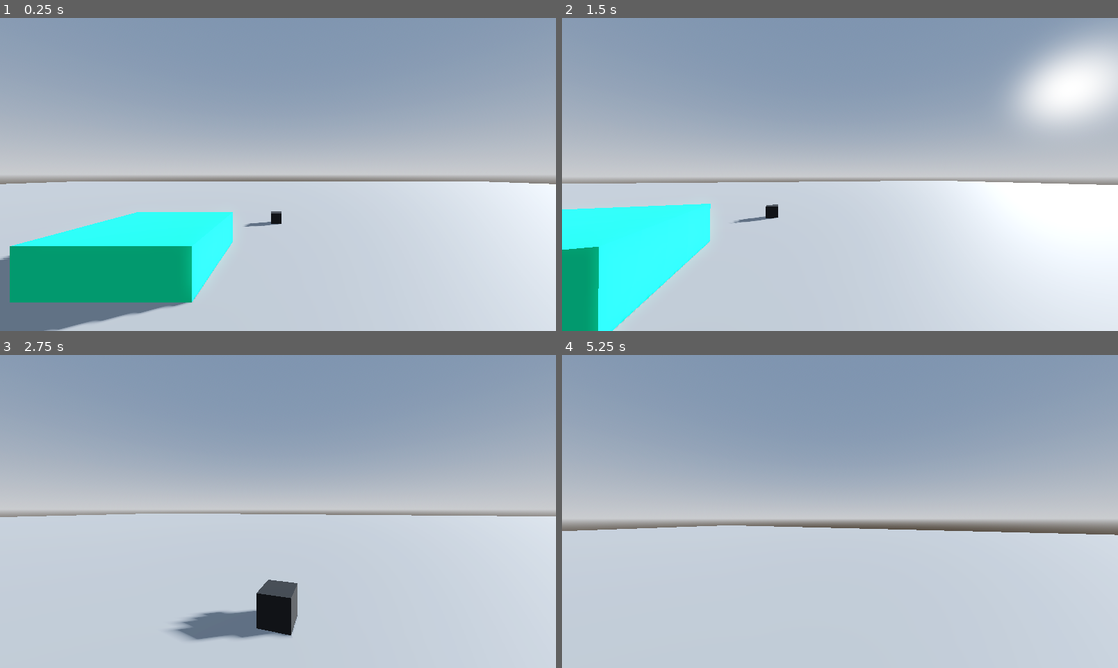
Above: before the commit, frames 1-4 (two rows, left to right).
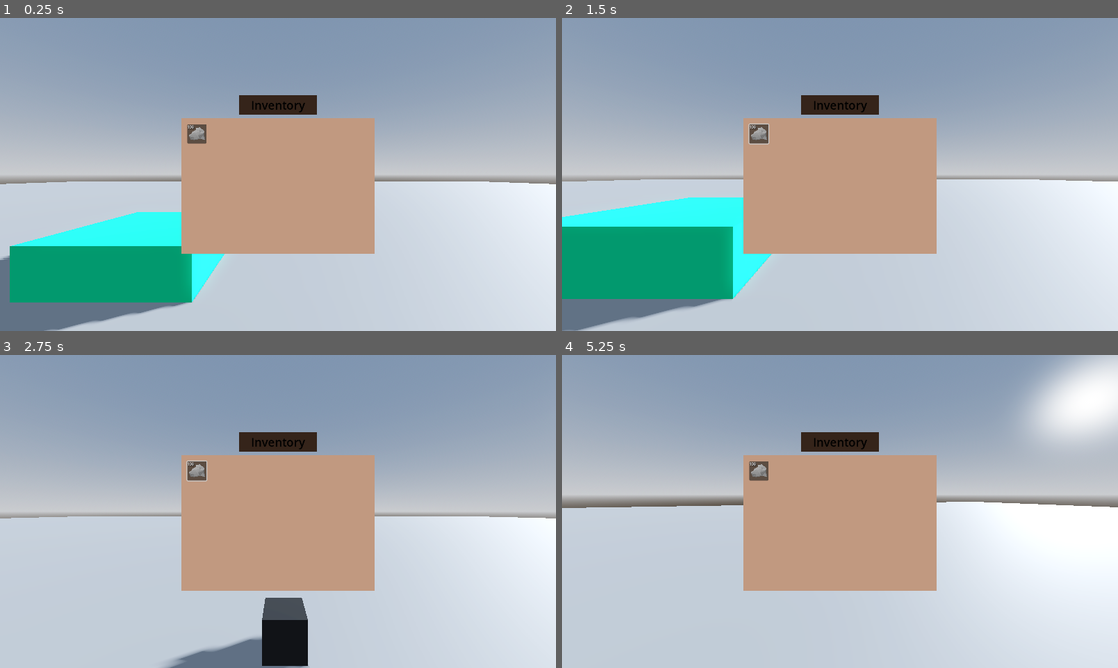
Above: after the commit, the same moments.

Repository: THEJR99/the-basics
Game: Godot game, scene res://main.tscn
Same seed, same stepped clock (60 frames per second), same inputs: the game is played once before the commit and once after it.
Inputs (mouse positions are in pixels of both pictures, inside the frame that each line leads up to):
- Up to frame 1 (0.25 s): no input
- Up to frame 2 (1.5 s): click (756, 133) at 0.5 s, where only the run after the commit has a clickable "100"; tap Enter at 1.25 s; move the mouse to (867, 174) at 1.27 s; hold W (up) from 1.28 s (still down); tap E (interact) at 1.35 s
- Up to frame 3 (2.75 s): keep holding W (up); tap Space (jump) at 1.52, 2.27 s; move the mouse to (250, 511) at 2.02 s; tap Shift (sprint) at 2.1 s
- Up to frame 4 (5.25 s): keep holding W (up); move the mouse to (851, 505) at 2.77 s; tap E (interact) at 2.85, 4.35 s; tap Space (jump) at 3.5, 3.77, 4.52 s; move the mouse to (834, 517) at 3.52 s; tap Shift (sprint) at 3.6, 5.1 s; move the mouse to (878, 514) at 4.27 s; tap Tab (inventory, bound only after the commit) at 4.9 s; move the mouse to (795, 508) at 5.02 s

The runs differ from the first frame. In frame 1, 16% of the frame differs, in the area x 32-68%, y 24-76%; in frame 2, 34%, in the area x 0-100%, y 4-100%; in frame 3, 22%; in frame 4, 34%.

Commit message:
UI logic WIP

Diff:
--- a/data/items/rock_data.tres
+++ b/data/items/rock_data.tres
@@ -1,7 +1,7 @@
 [gd_resource type="Resource" load_steps=3 format=3 uid="uid://cyykxeftnq18y"]
 
-[ext_resource type="Texture2D" uid="uid://blxvf3xqqna7m" path="res://assets/grey_rock_icon.png" id="1_nv0oh"]
-[ext_resource type="Script" uid="uid://dlqlifqtn7ap3" path="res://scripts/resources/RockData.gd" id="1_p2vqn"]
+[ext_resource type="Texture2D" uid="uid://blxvf3xqqna7m" path="res://assets/images/grey_rock_icon.png" id="1_nv0oh"]
+[ext_resource type="Script" path="res://scripts/resources/RockData.gd" id="1_p2vqn"]
 
 [resource]
 script = ExtResource("1_p2vqn")
--- a/inventory_ui_handler.gd
+++ b/inventory_ui_handler.gd
@@ -1,6 +1,9 @@
 extends Control
 
+@export var item_slot_scene: PackedScene
 @onready var inventory = $"../Inventory"
+
+var current_inventory_ui_items = 0
 
 func _ready():
 	inventory.inventory_contents_changed.connect(inventory_items_update)
@@ -9,16 +12,20 @@
 	await get_tree().create_timer(3.0).timeout
 	visible = false
 
+func create_ui_slot():
+	return item_slot_scene.instantiate()
+
 func inventory_items_update():
 	print("The inventory changed!")
+	var new_contents = inventory.get_inventory_contents()
+
+	for index in new_contents:
+		print()
+
 	return
 
 func update_items():
 	return
 
-func toggle_ui(turn_on: bool):
-	if visible == turn_on:
-		print("already set to that state!")
-		return
-
+func toggle_ui():
 	visible = not visible
--- a/main.tscn
+++ b/main.tscn
@@ -6,8 +6,9 @@
 [ext_resource type="Script" uid="uid://cvushtw324hxh" path="res://scripts/PickableItem.gd" id="3_h2yge"]
 [ext_resource type="Script" uid="uid://uwbsox63qpns" path="res://scripts/core/Inventory.gd" id="3_lquwl"]
 [ext_resource type="Script" uid="uid://cb4f55au4fw1s" path="res://Stats.gd" id="5_272bh"]
+[ext_resource type="PackedScene" uid="uid://suy7jhoha025" path="res://scenes/InventoryItemSlot.tscn" id="7_4c57u"]
 [ext_resource type="Script" uid="uid://j84nk2xo2l82" path="res://scripts/resources/GenericItem.gd" id="7_272bh"]
-[ext_resource type="Texture2D" uid="uid://blxvf3xqqna7m" path="res://assets/grey_rock_icon.png" id="8_5vw27"]
+[ext_resource type="Texture2D" uid="uid://blxvf3xqqna7m" path="res://assets/images/grey_rock_icon.png" id="8_5vw27"]
 [ext_resource type="Script" uid="uid://cwhtbepcxjq3r" path="res://inventory_ui_handler.gd" id="8_kek77"]
 
 [sub_resource type="ProceduralSkyMaterial" id="ProceduralSkyMaterial_ig7tw"]
@@ -86,7 +87,6 @@
 script = ExtResource("5_272bh")
 
 [node name="InventoryUI" type="Control" parent="PlayerObject"]
-visible = false
 layout_mode = 3
 anchors_preset = 15
 anchor_right = 1.0
@@ -94,6 +94,7 @@
 grow_horizontal = 2
 grow_vertical = 2
 script = ExtResource("8_kek77")
+item_slot_scene = ExtResource("7_4c57u")
 
 [node name="VBoxContainer" type="VBoxContainer" parent="PlayerObject/InventoryUI"]
 layout_mode = 0
@@ -102,17 +103,17 @@
 theme_override_constants/separation = 10
 alignment = 1
 
-[node name="MarginContainer" type="MarginContainer" parent="PlayerObject/InventoryUI/VBoxContainer"]
+[node name="InventoryLabel" type="MarginContainer" parent="PlayerObject/InventoryUI/VBoxContainer"]
 layout_mode = 2
 size_flags_horizontal = 4
 size_flags_vertical = 4
 
-[node name="ColorRect" type="ColorRect" parent="PlayerObject/InventoryUI/VBoxContainer/MarginContainer"]
+[node name="ColorRect" type="ColorRect" parent="PlayerObject/InventoryUI/VBoxContainer/InventoryLabel"]
 custom_minimum_size = Vector2(200, 50)
 layout_mode = 2
 color = Color(0.20748147, 0.14230138, 0.10080435, 1)
 
-[node name="Label" type="Label" parent="PlayerObject/InventoryUI/VBoxContainer/MarginContainer/ColorRect"]
+[node name="Label" type="Label" parent="PlayerObject/InventoryUI/VBoxContainer/InventoryLabel/ColorRect"]
 layout_mode = 1
 anchors_preset = 15
 anchor_right = 1.0
@@ -127,17 +128,17 @@
 horizontal_alignment = 1
 vertical_alignment = 1
 
-[node name="BackgroundContainer" type="MarginContainer" parent="PlayerObject/InventoryUI/VBoxContainer"]
+[node name="InventorySlotContainer" type="MarginContainer" parent="PlayerObject/InventoryUI/VBoxContainer"]
 layout_mode = 2
 size_flags_horizontal = 4
 size_flags_vertical = 4
 
-[node name="BackgroundColor" type="ColorRect" parent="PlayerObject/InventoryUI/VBoxContainer/BackgroundContainer"]
+[node name="BackgroundColor" type="ColorRect" parent="PlayerObject/InventoryUI/VBoxContainer/InventorySlotContainer"]
 custom_minimum_size = Vector2(500, 350)
 layout_mode = 2
 color = Color(0.7569465, 0.6012072, 0.50033396, 1)
 
-[node name="InventoryPadding" type="MarginContainer" parent="PlayerObject/InventoryUI/VBoxContainer/BackgroundContainer"]
+[node name="InventoryPadding" type="MarginContainer" parent="PlayerObject/InventoryUI/VBoxContainer/InventorySlotContainer"]
 custom_minimum_size = Vector2(500, 350)
 layout_mode = 2
 size_flags_horizontal = 4
@@ -147,13 +148,13 @@
 theme_override_constants/margin_right = 15
 theme_override_constants/margin_bottom = 15
 
-[node name="InventoryGrid" type="GridContainer" parent="PlayerObject/InventoryUI/VBoxContainer/BackgroundContainer/InventoryPadding"]
+[node name="InventoryGrid" type="GridContainer" parent="PlayerObject/InventoryUI/VBoxContainer/InventorySlotContainer/InventoryPadding"]
 layout_direction = 2
 layout_mode = 2
 theme_override_constants/h_separation = 10
 columns = 8
 
-[node name="Button" type="Button" parent="PlayerObject/InventoryUI/VBoxContainer/BackgroundContainer/InventoryPadding/InventoryGrid"]
+[node name="Button" type="Button" parent="PlayerObject/InventoryUI/VBoxContainer/InventorySlotContainer/InventoryPadding/InventoryGrid"]
 custom_minimum_size = Vector2(50, 50)
 layout_mode = 2
 size_flags_horizontal = 0
@@ -162,7 +163,7 @@
 icon_alignment = 1
 expand_icon = true
 
-[node name="Label" type="Label" parent="PlayerObject/InventoryUI/VBoxContainer/BackgroundContainer/InventoryPadding/InventoryGrid/Button"]
+[node name="Label" type="Label" parent="PlayerObject/InventoryUI/VBoxContainer/InventorySlotContainer/InventoryPadding/InventoryGrid/Button"]
 layout_direction = 2
 layout_mode = 1
 offset_right = 42.0
--- a/project.godot
+++ b/project.godot
@@ -57,6 +57,11 @@
 "events": [Object(InputEventKey,"resource_local_to_scene":false,"resource_name":"","device":-1,"window_id":0,"alt_press …(192 unchanged characters)…
 ]
 }
+inventory={
+"deadzone": 0.2,
+"events": [Object(InputEventKey,"resource_local_to_scene":false,"resource_name":"","device":-1,"window_id":0,"alt_pressed":false,"shift_pressed":false,"ctrl_pressed":false,"meta_pressed":false,"pressed":false,"keycode":0,"physical_keycode":4194306,"key_label":0,"unicode":0,"location":0,"echo":false,"script":null)
+]
+}
 
 [physics]
 
--- /dev/null
+++ b/scenes/InventoryItemSlot.tscn
@@ -0,0 +1,26 @@
+[gd_scene format=3 uid="uid://suy7jhoha025"]
+
+[node name="InventorySlot" type="Control"]
+layout_mode = 3
+anchors_preset = 15
+anchor_right = 1.0
+anchor_bottom = 1.0
+grow_horizontal = 2
+grow_vertical = 2
+
+[node name="Button" type="Button" parent="."]
+custom_minimum_size = Vector2(50, 50)
+layout_mode = 0
+size_flags_horizontal = 0
+size_flags_vertical = 4
+icon_alignment = 1
+expand_icon = true
+
+[node name="Label" type="Label" parent="Button"]
+layout_direction = 2
+layout_mode = 1
+offset_right = 42.0
+offset_bottom = 23.0
+theme_override_colors/font_shadow_color = Color(0, 0, 0, 1)
+theme_override_font_sizes/font_size = 10
+text = "0"
--- a/scripts/core/Controls.gd
+++ b/scripts/core/Controls.gd
@@ -26,34 +26,26 @@
 @onready var character_body = $".."
 
 @onready var inventory = $"../Inventory"
+@onready var inventory_ui = $"../InventoryUI"
 
 func _ready(): # Runs when the node and its children load into the scene (Equivolent to :WaitForChild() and all its children )
 	print("Started")
 	Input.set_mouse_mode(Input.MOUSE_MODE_CAPTURED) # Locks mouse to center invisibly
 
+func _input(event):
+	if event is InputEventKey:
+		if Input.is_action_just_pressed("inventory"): # E
+			open_inventory()
+
 func _unhandled_input(event: InputEvent): # Kinda like UIS, but rather than connecting actions, you find them as they occur
 	if event is InputEventMouseMotion: # Checks if `event` is the same instance as `InputEventMouseMotion`. (if "hi" is "hi" == false)
 		var xMouseMovement = -event.relative.x * SENSITIVITY # The amount of mouse pixels moved left or right from last frame
 
-
-		#print("Moving Y-Axis __ Degree:\n" + str(event.relative.x * SENSITIVITY))
 		var yMouseInput = -event.screen_relative.y * SENSITIVITY # Get mouse input and scale it via sens
 		var newCameraRotation = camera.transform.basis.get_euler().x + yMouseInput # Create variable with new mouse movement added to previous camera x
 		var clampedCameraRotation =  clamp(newCameraRotation, deg_to_rad(-90), deg_to_rad(90)) # Clamp the value to stop looking too far up or down
-
 		head.rotate_y(xMouseMovement)
-
-
-		#camera.rotation.x = clampedCameraRotation
 		camera.transform.basis = Basis().rotated(Vector3.RIGHT, clampedCameraRotation)
-		#camera.transform.basis.x = Vector3(1,1,1)
-		#camera.transform.basis *= Basis().rotated(Vector3.RIGHT, deg_to_rad(clampedCameraRotation))
-
-
-		#basis = basis.rotated(Vector3.RIGHT, yMouseInput)
-
-		#camera.transform.basis *= basis
-
 
 func _physics_process(delta):
 	# Gravity Hanlder
@@ -114,9 +106,11 @@
 
 	character_body.move_and_slide() # Allows for velocity to take affect once applied
 
-
 func _headbob(time) -> Vector3:
 	var pos = Vector3.ZERO # Bob offset
 	pos.y = sin(time * BOB_FREQ) * BOB_AMP
 	pos.x = cos(time * BOB_FREQ / 2) * BOB_AMP
 	return pos
+
+func open_inventory():
+	inventory_ui.toggle_ui()
--- a/scripts/core/Inventory.gd
+++ b/scripts/core/Inventory.gd
@@ -3,7 +3,7 @@
 
 var BASE_WEIGHT = 1.0
 
-var items = {} # Rock : 4
+var items = {} # { Rock : 4 }
 var current_weight: float = 0.0 # Current weight of the Inventory's Contents.
 var carriable_weight = BASE_WEIGHT
 
Renamed: assets/grey_rock_icon.png -> assets/images/grey_rock_icon.png
Not shown, changed: assets/images/grey_rock_icon.png.import
Not shown: 1 places in main.tscn that only renumber resources
